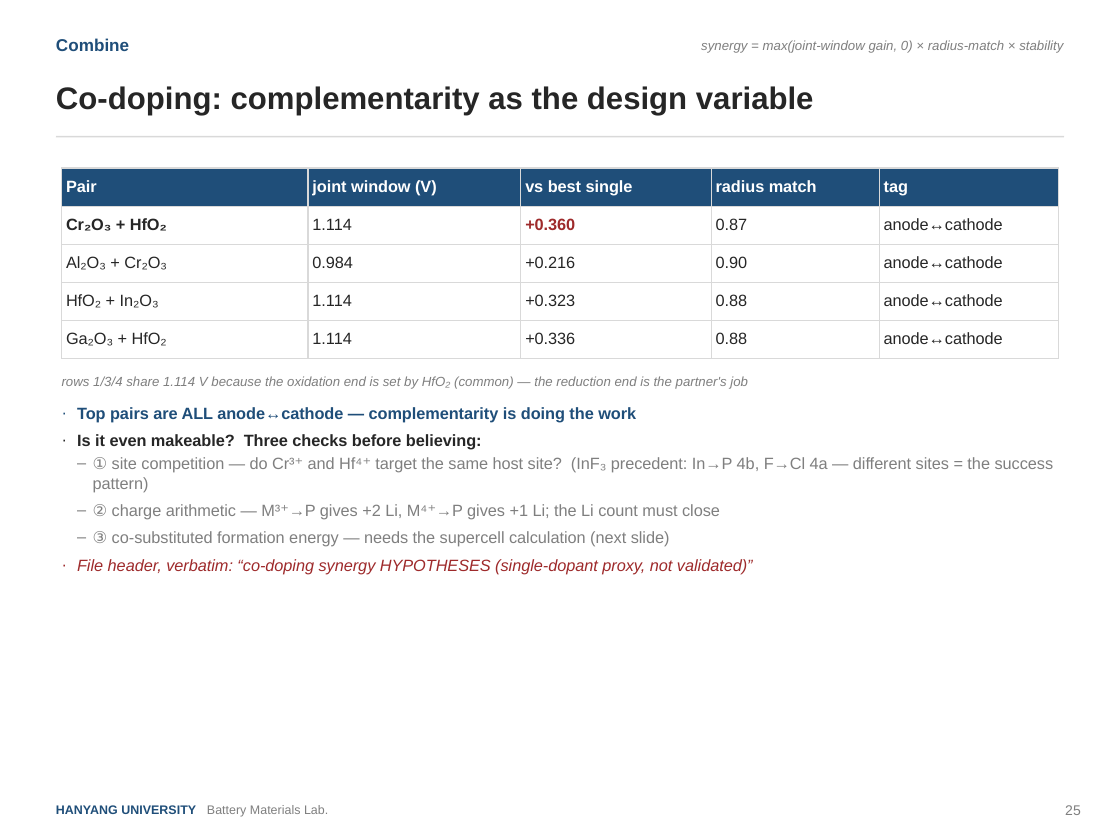
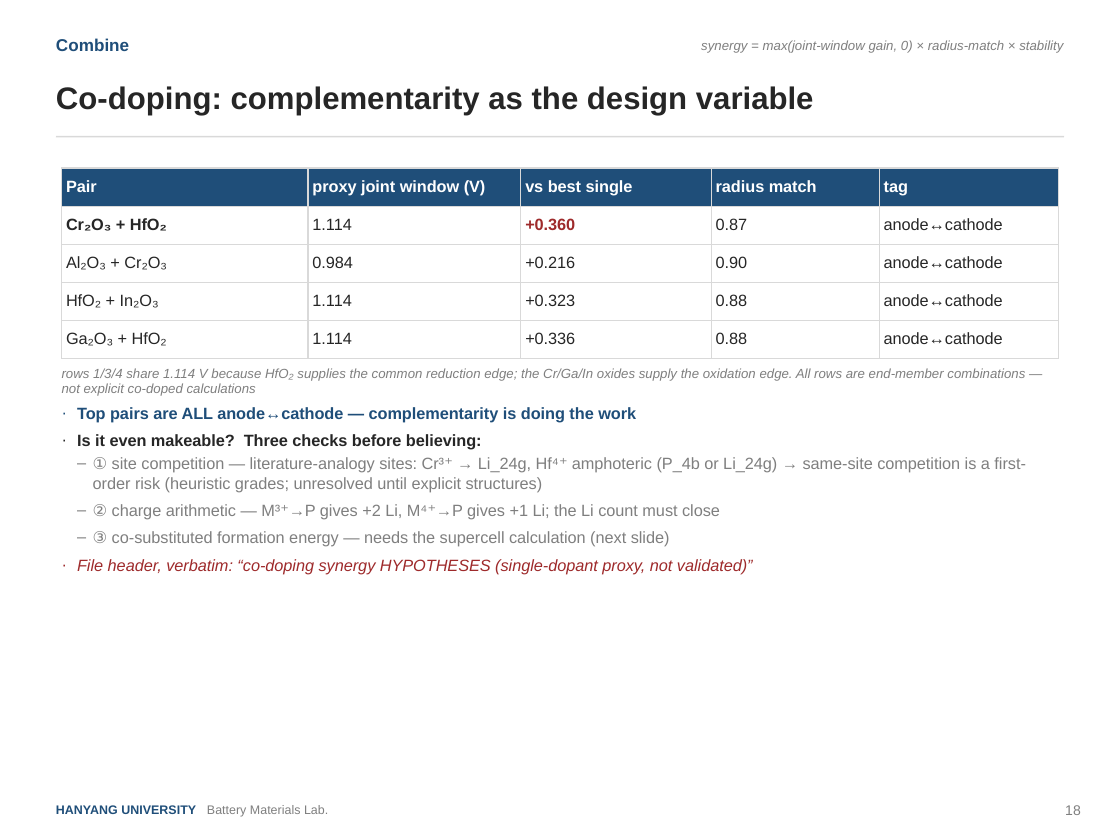
Before and after one commit to yonghoon7153-source/Yonghoon-DEM-DFT, a slide deck: slide 18 of kb/seminars/Research_Seminar_2026_08_final.pptx (slide 25 before the commit). Drawn at 1120x840 pixels with LibreOffice and Linux fonts; fonts in the diff are those of the drawing. Boxes give left, top, right and bottom in pixels: in the first picture for what was removed or moved away, otherwise in the second. Text is boxed around its words. In the diff, an @@ line names an element or a change of style, - is before the commit and + after.

```diff
--- a/kb/seminars/Research_Seminar_2026_08_final.pptx
+++ b/kb/seminars/Research_Seminar_2026_08_final.pptx
@@ table at <box>62,168,1058,350</box> @@
-row 1, column 2: joint window (V)
+row 1, column 2: proxy joint window (V)
@@ text at <box>62,368,1025,396</box>: text changed @@
-rows 1/3/4 share 1.114 V because the oxidation end is set by HfO₂ (common) — the reduction end is the partner's job
+rows 1/3/4 share 1.114 V because HfO₂ supplies the common reduction edge; the Cr/Ga/In oxides supply the oxidation edge. All rows are end-member combinations — not explicit co-doped calculations
@@ text at <box>93,457,1026,492</box>: text changed @@
-  – ① site competition — do Cr³⁺ and Hf⁴⁺ target the same host site? (InF₃ precedent: In→P 4b, F→Cl 4a — different sites = the success pattern)
+  – ① site competition — literature-analogy sites: Cr³⁺ → Li_24g, Hf⁴⁺ amphoteric (P_4b or Li_24g) → same-site competition is a first-order risk (heuristic grades; unresolved until explicit structures)
@@ text at <box>1065,805,1081,815</box>: text changed @@
-25
+18
```
Also in this commit, not shown: 34 other slides changed, 1 slide added, 11 slides removed, 4 other files.
